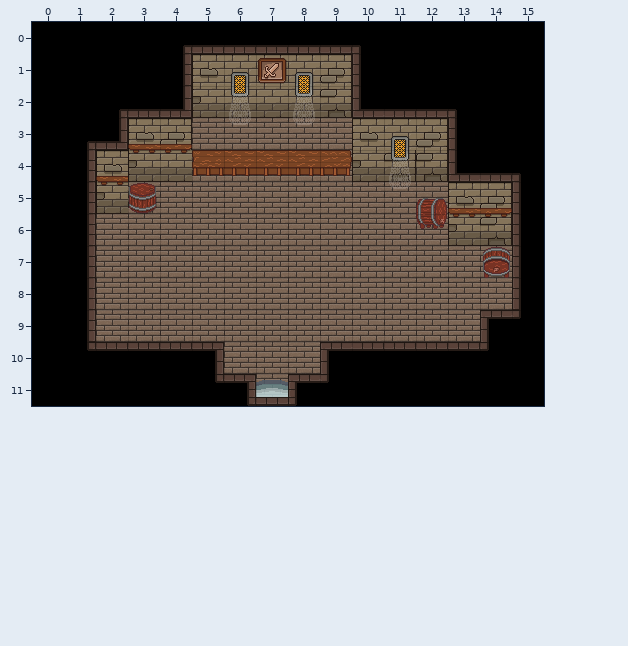
Two versions of a level (Tiled map, Guardians-of-Zenith/Output/Assets/Maps/Forge.tmx). Above is the file before it was changed.
Cells are 32x32 px. Shown: x 0..15, y 0..11.
The same view after the edit:
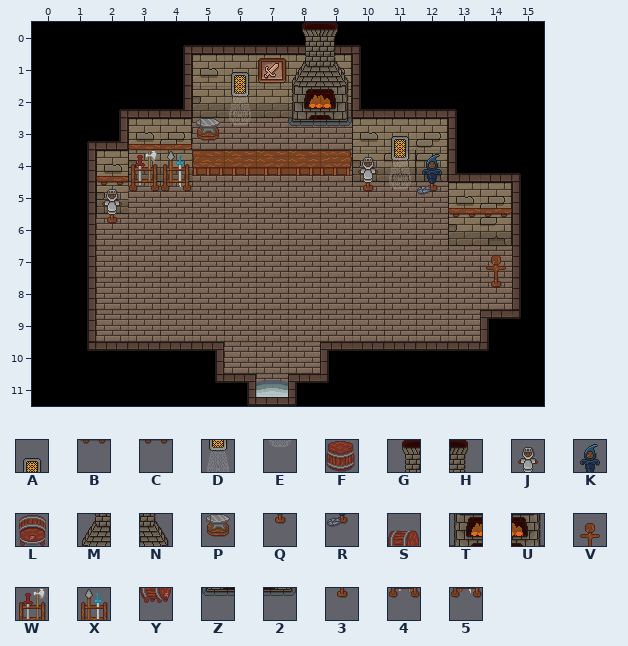
Key: from "Tileset_Interiors": A 128, B 145, C 147, D 148, E 168, F 301, G 305, H 306, J 308, K 309, L 320, M 325, N 326, P 327, Q 328, R 329, S 341, T 345, U 346, V 347, W 348, X 349, Y 361, Z 365, 2 366, 3 367, 4 368, 5 369.
_ is an empty cell.
Tiles replaced or removed in this view: A, B, C, D, E, F, L, S, Y.
Change:
Changed rows in their new state; . is an unchanged cell.
Layer "Windows":
first column x 2:
 1 ......_......
 2 ......_......
 3 ......_......
 5 J............
 6 Q............
 7 ............V
 8 ............3
Layer "Furnitures":
first column x 3:
 0 .....GH.....
 1 .....MN.....
 2 .....TU.....
 3 ..P..Z2.....
 4 WX.....J.K..
 5 45.....Q.R..
 6 ........._..
 7 ..........._
